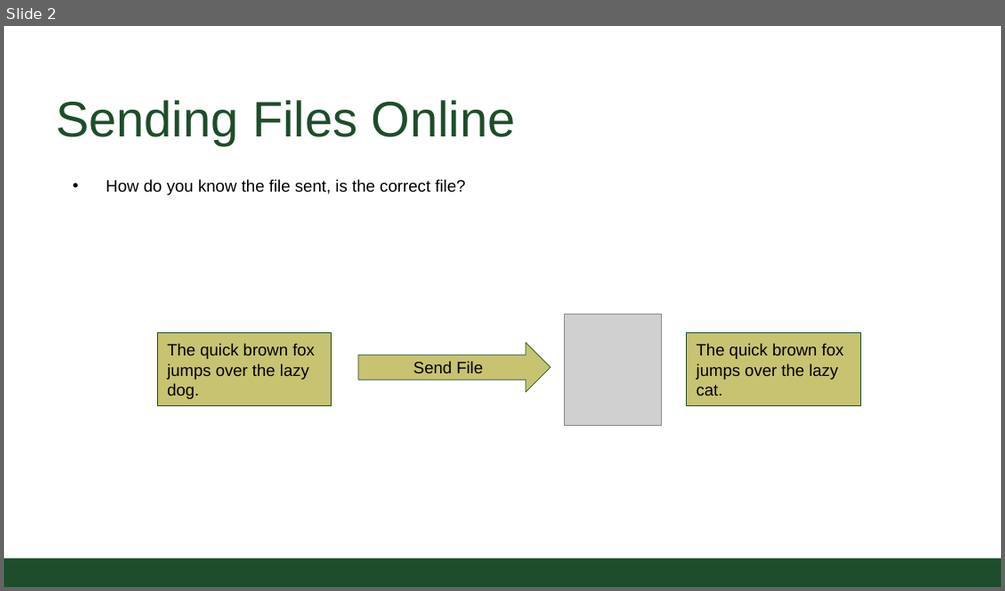
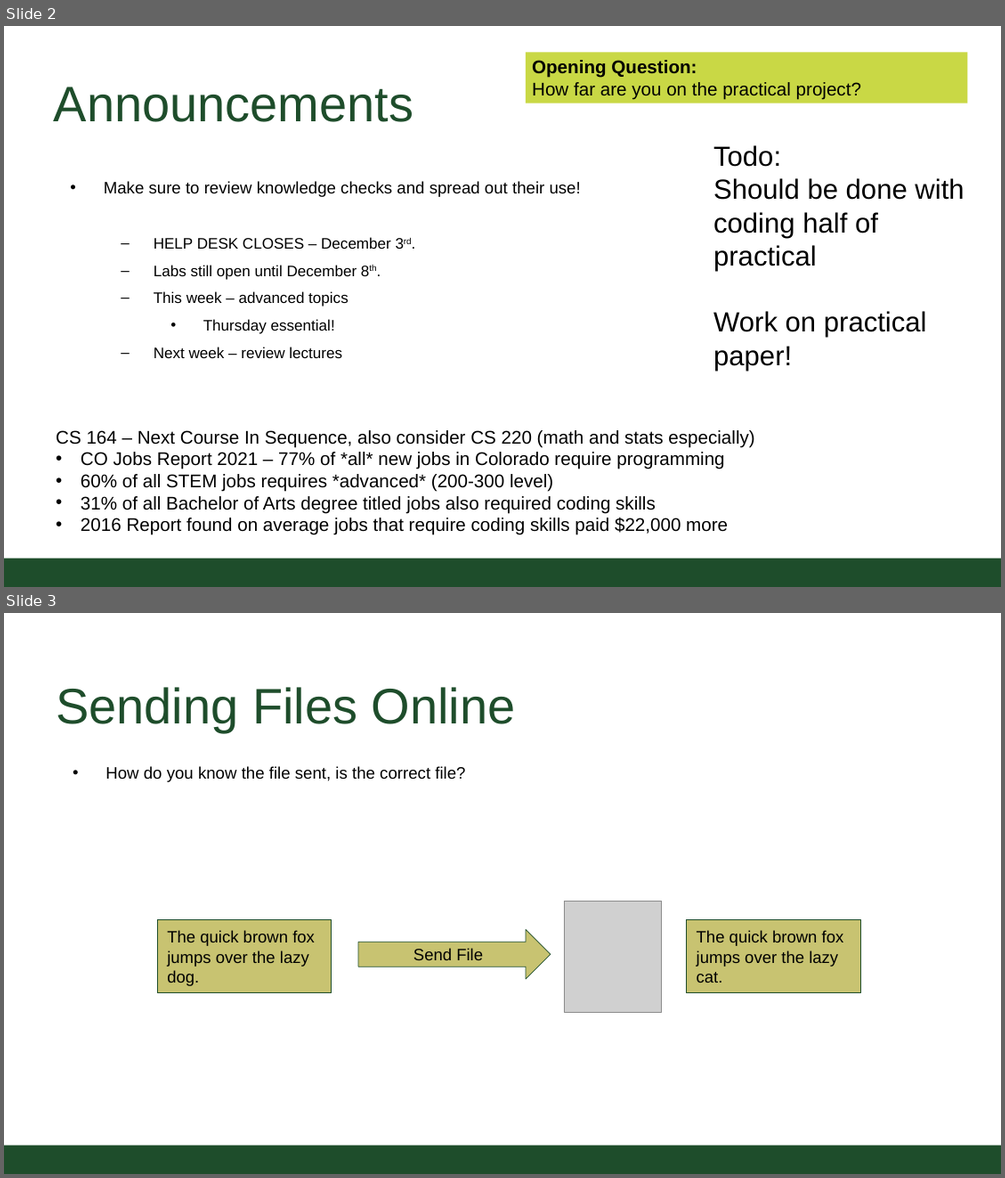
Before and after one commit to CSU-CS150B/handouts, a slide deck: Slides/On-Campus/14_01_BlockChain.pptx. Shown one above the other, each under a label of ours: slide 2 before the commit, slides 2 and 3 after it. The pictures are 1005x591 and 1005x1178 pixels, drawn with LibreOffice and Linux fonts; fonts in the diff are those of the drawing; grey boxes stand for pictures; background and template pictures are left out. Boxes give left, top, right and bottom in pixels: in the first picture for what was removed or moved away, otherwise in the second. Text is boxed around its words. In the diff, an @@ line names an element or a change of style, - is before the commit and + after.

```diff
--- a/Slides/On-Campus/14_01_BlockChain.pptx
+++ b/Slides/On-Campus/14_01_BlockChain.pptx
@@ slide 2 added at <box>4,26,1001,587</box>, background #FFFFFF; not listed: 1 template element that a slide beside it also shows @@
@@ rectangle added at <box>526,53,967,103</box>, fill #C9D845, 20 pt, text #000000 @@
+Opening Question:
+How far are you on the practical project?
@@ title added at <box>54,87,413,122</box>, 54.4 pt, text #1E4D2B @@
+Announcements
@@ text added at <box>713,145,963,370</box>, 30.2 pt, text #000000 @@
+Todo:
+Should be done with coding half of practical
+Work on practical paper!
@@ text added at <box>104,181,581,358</box>, 16.6 pt, text #000000 @@
+• Make sure to review knowledge checks and spread out their use!
+  – HELP DESK CLOSES – December 3rd.
+  – Labs still open until December 8th.
+  – This week – advanced topics
+    • Thursday essential!
+  – Next week – review lectures
@@ text added at <box>56,430,754,535</box>, 20 pt, text #000000 @@
+CS 164 – Next Course In Sequence, also consider CS 220 (math and stats especially)
+• CO Jobs Report 2021 – 77% of *all* new jobs in Colorado require programming
+• 60% of all STEM jobs requires *advanced* (200-300 level)
+• 31% of all Bachelor of Arts degree titled jobs also required coding skills
+• 2016 Report found on average jobs that require coding skills paid $22,000 more
@@ what was slide 2 is now slide 3 @@
```
Also in this commit, not shown: 1 slide changed, 4 other slides added, 3 slides removed.
